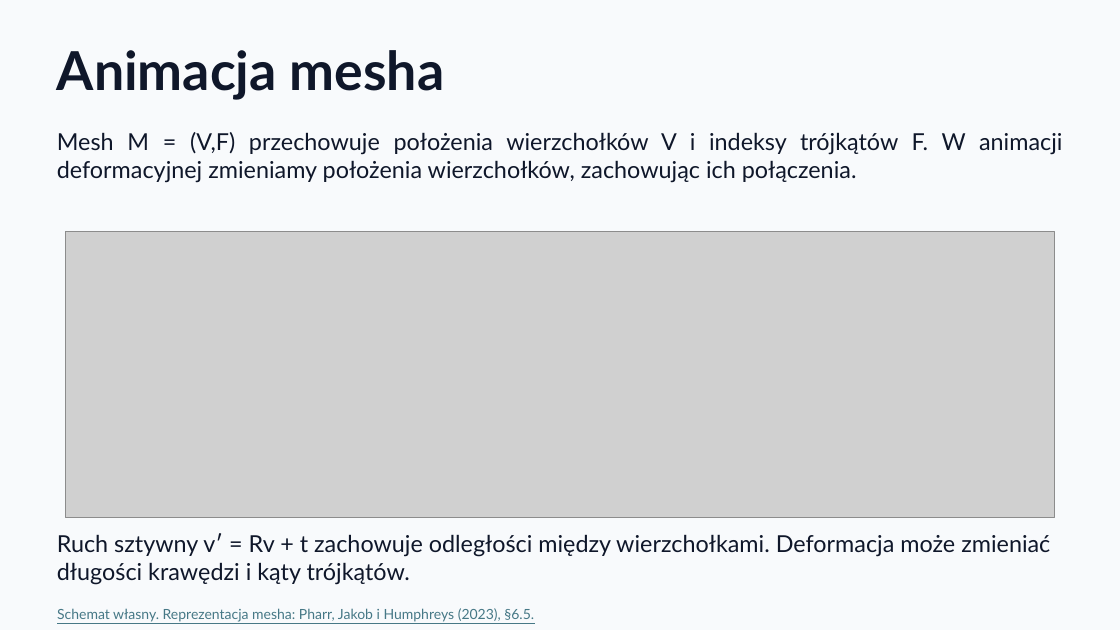
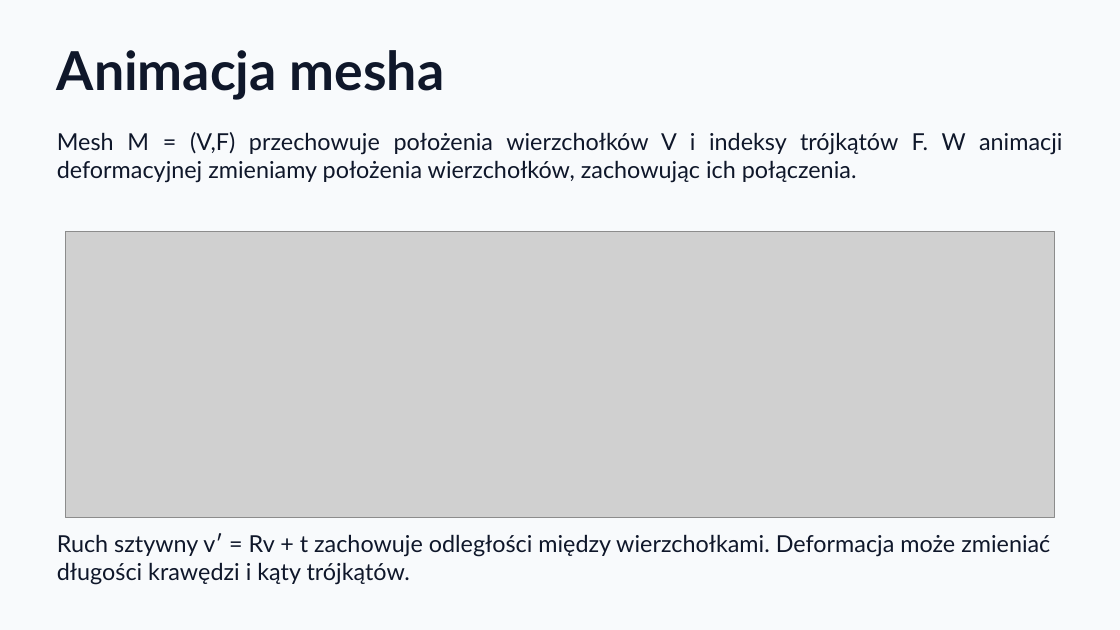
Before and after one commit to KajetanOzog/lab_6, a slide deck: slide 43 of prezentacja.pptx. Drawn at 1120x630 pixels with LibreOffice and Linux fonts; fonts in the diff are those of the drawing; grey boxes stand for pictures. Boxes give left, top, right and bottom in pixels: in the first picture for what was removed or moved away, otherwise in the second. Text is boxed around its words. In the diff, an @@ line names an element or a change of style, - is before the commit and + after.

```diff
--- a/prezentacja.pptx
+++ b/prezentacja.pptx
@@ text removed at bbox=[57, 608, 534, 622] @@
-Schemat własny. Reprezentacja mesha: Pharr, Jakob i Humphreys (2023), §6.5.
```
Also in this commit, not shown: 15 other slides changed, 2 other files.
